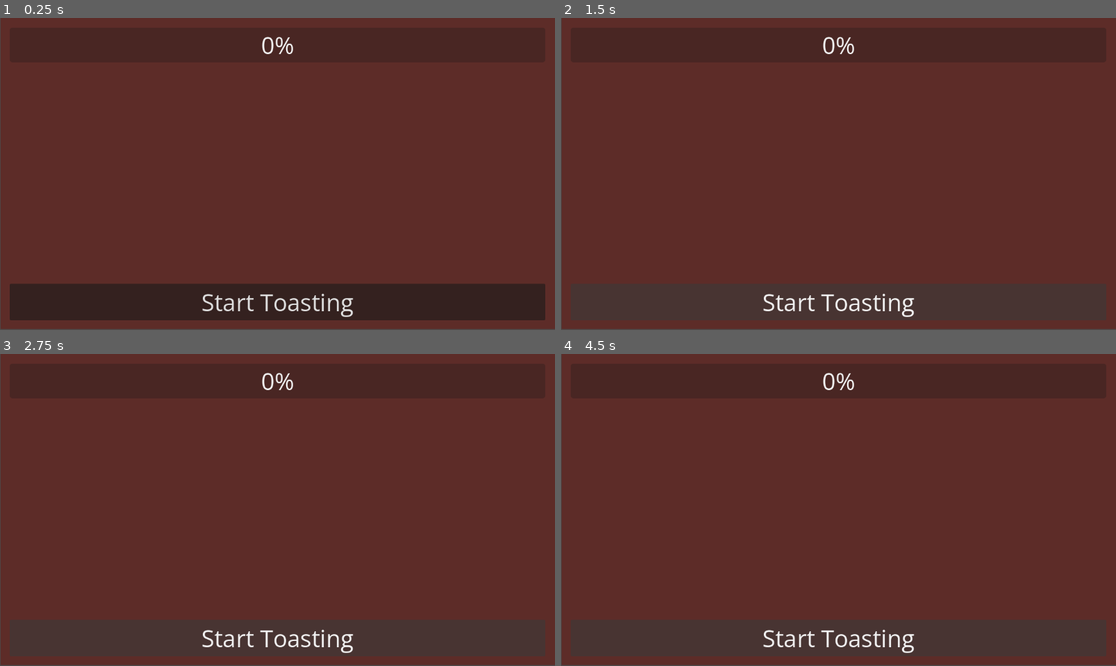
Above: before the commit, frames 1-4 (two rows, left to right).
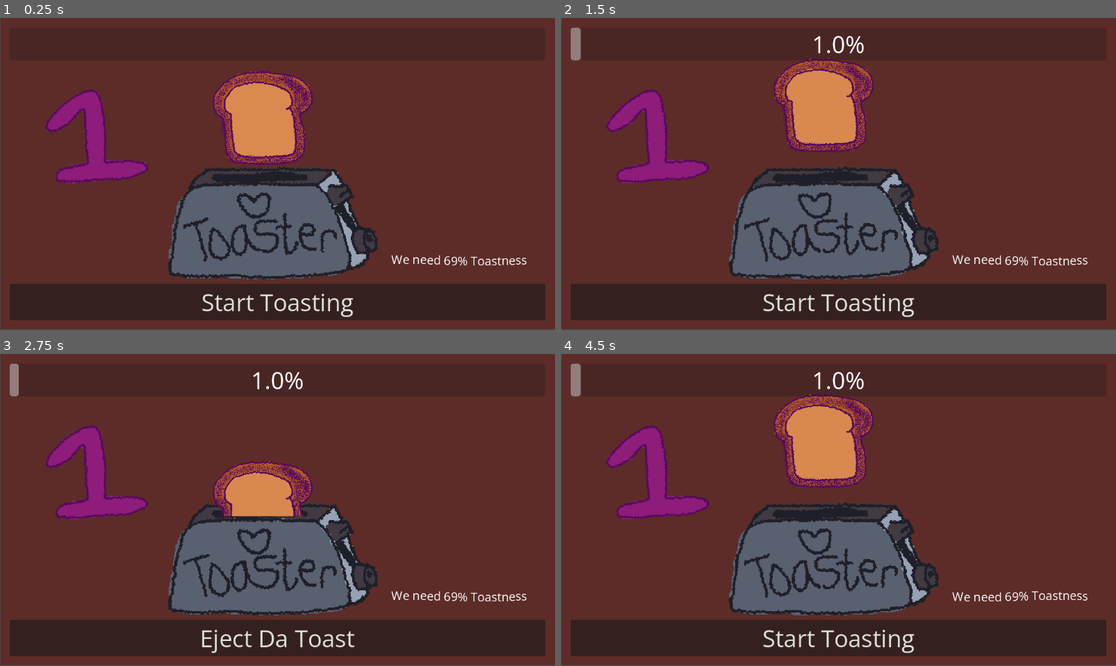
Above: after the commit, the same moments.

Repository: AudaciousGabe/twenty-four-games-twenty-four-hours
Game: Godot game, scene res://games/1_toast/toast.tscn
Two runs of this game, one before a commit and one after it. Both use one fixed random seed, a clock stepped at 60 frames per second and the inputs below. Before the commit the project has no main scene; this scene is started directly in both runs.
Inputs (mouse positions are in pixels of both pictures, inside the frame that each line leads up to):
- Up to frame 1 (0.25 s): no input
- Up to frame 2 (1.5 s): click "Start Toasting" at 0.5 s; click (838, 301) at 1.25 s, where only the run after the commit has a clickable "Eject Da Toast"
- Up to frame 3 (2.75 s): click "Start Toasting" at 2 s
- Up to frame 4 (4.5 s): click (838, 637) at 2.75 s, where only the run after the commit has a clickable "Eject Da Toast"; click "Start Toasting" at 3.5 s; click (838, 637) at 4.25 s, where only the run after the commit has a clickable "Eject Da Toast"

The runs differ from the first frame. In frame 1, 18% of the frame differs, in the area x 8-95%, y 6-84%; in frame 2, 19%, in the area x 1-95%, y 3-84%; in frame 3, 17%; in frame 4, 19%.
Error before the commit: Cannot call method 'show' on a null value. (res://games/1_toast/toast.gd:18)

Commit message:
Toast Done

Diff:
--- a/games/1_toast/toast.gd
+++ b/games/1_toast/toast.gd
@@ -1,26 +1,71 @@
 extends Control
 
+
+
+@export var toast_insert_distance: float = 120.0
+
+
+@export var toast_texture_rect: TextureRect
+@export var you_win_panel: Panel
 
 @export var start_toasting_button: Button
 @export var eject_button: Button
 @export var toasting_progress_bar: ProgressBar
+@export var toasting_label: Label
+
+var toasting_speed: float = 2
+var toasting_speed_multiplier: float = 0.8
+var original_toast_speed_multiplier: float
+
+var toasting: bool = false
 
 
 func _ready() -> void:
-	pass # Replace with function body.
+	original_toast_speed_multiplier = toasting_speed_multiplier
 
 
 func _process(delta: float) -> void:
-	pass
+	if toasting:
+		toasting_progress_bar.value += toasting_speed * toasting_speed_multiplier * delta
+		toast_texture_rect.modulate.v = lerpf(1.0, 0.3, toasting_progress_bar.value / 100)
+		toasting_speed_multiplier += 0.01
+		toasting_label.text = str(floor(toasting_progress_bar.value)) + "%"
 
 
 func start_toasting() -> void:
+	toasting_speed_multiplier = original_toast_speed_multiplier
+	toasting_progress_bar.value = 0
 	eject_button.show()
 	start_toasting_button.hide()
+	toasting = true
+	start_toasting_animation()
+
+
+func start_toasting_animation() -> void:
+	var tween: Tween = create_tween().set_ease(Tween.EASE_OUT).set_trans(Tween.TRANS_ELASTIC)
+	tween.tween_property(toast_texture_rect, "position:y", toast_texture_rect.position.y + toast_insert_distance, 2)
+
+
+func start_ejection_animation() -> void:
+	var tween: Tween = create_tween().set_ease(Tween.EASE_OUT).set_trans(Tween.TRANS_ELASTIC)
+	tween.tween_property(toast_texture_rect, "position:y", toast_texture_rect.position.y - toast_insert_distance, 1.0)
 
 
 func eject_toast() -> void:
-	pass
+	toasting = false
+	start_ejection_animation()
+	eject_button.hide()
+
+	if floor(toasting_progress_bar.value) == 69:
+		win()
+		return
+
+	start_toasting_button.show()
+
+
+func win() -> void:
+	print("We Win")
+	you_win_panel.show()
 
 
 func _on_start_toasting_button_pressed() -> void:
@@ -28,4 +73,4 @@
 
 
 func _on_eject_button_pressed() -> void:
-	pass # Replace with function body.
+	eject_toast()
--- a/games/1_toast/toast.tscn
+++ b/games/1_toast/toast.tscn
@@ -1,22 +1,74 @@
 [gd_scene format=3 uid="uid://b184b6hv8m1pa"]
 
-[ext_resource type="FontFile" uid="uid://cdrf6hwsilhac" path="res://fonts/Open_Sans/OpenSans-VariableFont_wdth,wght.ttf" id="1_m0wjo"]
+[ext_resource type="Theme" uid="uid://d3vsato5b0xuq" path="res://themes/theme.tres" id="1_h24oy"]
 [ext_resource type="Script" uid="uid://dcxpayu6ty7n0" path="res://games/1_toast/toast.gd" id="2_ppqhk"]
 [ext_resource type="PackedScene" uid="uid://b3brncikbm1pr" path="res://scenes/palette_sprite_2d.tscn" id="3_mrhtk"]
-
-[sub_resource type="Theme" id="Theme_hy1q5"]
-default_font = ExtResource("1_m0wjo")
-default_font_size = 49
-
-[node name="Toast" type="Control" unique_id=1207773897]
+[ext_resource type="Texture2D" uid="uid://du7xtk0wgvhnn" path="res://games/1_toast/assets/bread-export1.png" id="3_yp4ne"]
+[ext_resource type="Texture2D" uid="uid://bwmmbb7dxs3x2" path="res://games/1_toast/assets/bread-export2.png" id="4_0le2g"]
+[ext_resource type="Texture2D" uid="uid://brxrb66fdaovf" path="res://games/1_toast/assets/bread-export3.png" id="5_0u8ir"]
+[ext_resource type="Texture2D" uid="uid://b3at0p1oa24oe" path="res://games/1_toast/assets/toaster-export1.png" id="6_bi7y8"]
+[ext_resource type="Texture2D" uid="uid://b0u57mtajkk55" path="res://games/1_toast/assets/toaster-export2.png" id="7_yo6fw"]
+[ext_resource type="Texture2D" uid="uid://dudovdqqt7wym" path="res://games/1_toast/assets/toaster-export3.png" id="8_24883"]
+[ext_resource type="Texture2D" uid="uid://cjlwtueqowujc" path="res://games/1_toast/assets/final-toaster1.png" id="9_bi7y8"]
+[ext_resource type="Texture2D" uid="uid://bqs4j8ypdmcdy" path="res://games/1_toast/assets/final-toaster2.png" id="10_yo6fw"]
+[ext_resource type="Texture2D" uid="uid://dyh1t4dqhvsuk" path="res://games/1_toast/assets/final-toaster3.png" id="11_24883"]
+[ext_resource type="Texture2D" uid="uid://ciheqxkhwc3xt" path="res://games/1_toast/assets/one-export1.png" id="13_h24oy"]
+[ext_resource type="Texture2D" uid="uid://p4cfc3lkgm5s" path="res://games/1_toast/assets/one-export2.png" id="14_uptb8"]
+[ext_resource type="Texture2D" uid="uid://cyd63adg81edp" path="res://games/1_toast/assets/one-export3.png" id="15_247wh"]
+
+[sub_resource type="CanvasItemMaterial" id="CanvasItemMaterial_uptb8"]
+
+[sub_resource type="AnimatedTexture" id="AnimatedTexture_247wh"]
+frames = 3
+speed_scale = 3.0
+frame_0/texture = ExtResource("6_bi7y8")
+frame_1/texture = ExtResource("7_yo6fw")
+frame_1/duration = 1.0
+frame_2/texture = ExtResource("8_24883")
+frame_2/duration = 1.0
+
+[sub_resource type="AnimatedTexture" id="AnimatedTexture_h24oy"]
+frames = 3
+speed_scale = 3.0
+frame_0/texture = ExtResource("3_yp4ne")
+frame_1/texture = ExtResource("4_0le2g")
+frame_1/duration = 1.0
+frame_2/texture = ExtResource("5_0u8ir")
+frame_2/duration = 1.0
+
+[sub_resource type="AnimatedTexture" id="AnimatedTexture_uptb8"]
+frames = 3
+speed_scale = 3.0
+frame_0/texture = ExtResource("9_bi7y8")
+frame_1/texture = ExtResource("10_yo6fw")
+frame_1/duration = 1.0
+frame_2/texture = ExtResource("11_24883")
+frame_2/duration = 1.0
+
+[sub_resource type="AnimatedTexture" id="AnimatedTexture_4v4dn"]
+frames = 3
+speed_scale = 3.0
+frame_0/texture = ExtResource("13_h24oy")
+frame_1/texture = ExtResource("14_uptb8")
+frame_1/duration = 1.0
+frame_2/texture = ExtResource("15_247wh")
+frame_2/duration = 1.0
+
+[node name="Toast" type="Control" unique_id=1207773897 node_paths=PackedStringArray("toast_texture_rect", "you_win_panel", "start_toasting_button", "eject_button", "toasting_progress_bar", "toasting_label")]
 layout_mode = 3
 anchors_preset = 15
 anchor_right = 1.0
 anchor_bottom = 1.0
 grow_horizontal = 2
 grow_vertical = 2
-theme = SubResource("Theme_hy1q5")
+theme = ExtResource("1_h24oy")
 script = ExtResource("2_ppqhk")
+toast_texture_rect = NodePath("ToastTextureRect")
+you_win_panel = NodePath("MarginContainer/VBoxContainer/ButtonsMarginContainer/YouWinPanel")
+start_toasting_button = NodePath("MarginContainer/VBoxContainer/ButtonsMarginContainer/StartToastingButton")
+eject_button = NodePath("MarginContainer/VBoxContainer/ButtonsMarginContainer/EjectButton")
+toasting_progress_bar = NodePath("MarginContainer/VBoxContainer/MarginContainer/ToastingProgressBar")
+toasting_label = NodePath("MarginContainer/VBoxContainer/MarginContainer/ToastingLabel")
 
 [node name="Background" type="ColorRect" parent="." unique_id=749783588]
 layout_mode = 1
@@ -31,6 +83,44 @@
 grow_vertical = 2
 color = Color(0.3647059, 0.17254902, 0.15686275, 1)
 
+[node name="ToasterBackTextureRect" type="TextureRect" parent="." unique_id=381217419]
+material = SubResource("CanvasItemMaterial_uptb8")
+layout_mode = 0
+offset_left = 20.0
+offset_top = 189.0
+offset_right = 1132.0
+offset_bottom = 637.0
+size_flags_vertical = 3
+texture = SubResource("AnimatedTexture_247wh")
+stretch_mode = 5
+
+[node name="ToastTextureRect" type="TextureRect" parent="." unique_id=1264560670]
+layout_mode = 1
+anchors_preset = 15
+anchor_right = 1.0
+anchor_bottom = 1.0
+offset_left = 313.0
+offset_top = 89.00001
+offset_right = 313.0
+offset_bottom = 89.0
+grow_horizontal = 2
+grow_vertical = 2
+scale = Vector2(0.4117645, 0.4117645)
+size_flags_vertical = 3
+texture = SubResource("AnimatedTexture_h24oy")
+stretch_mode = 5
+
+[node name="ToasterFrontTextureRect" type="TextureRect" parent="." unique_id=495845877]
+material = SubResource("CanvasItemMaterial_uptb8")
+layout_mode = 0
+offset_left = 20.0
+offset_top = 189.0
+offset_right = 1132.0
+offset_bottom = 637.0
+size_flags_vertical = 3
+texture = SubResource("AnimatedTexture_uptb8")
+stretch_mode = 5
+
 [node name="MarginContainer" type="MarginContainer" parent="." unique_id=511923486]
 layout_mode = 1
 anchors_preset = 15
@@ -46,14 +136,25 @@
 [node name="VBoxContainer" type="VBoxContainer" parent="MarginContainer" unique_id=1435444655]
 layout_mode = 2
 
-[node name="ProgressBar" type="ProgressBar" parent="MarginContainer/VBoxContainer" unique_id=1827972866]
-layout_mode = 2
-
-[node name="TextureRect" type="TextureRect" parent="MarginContainer/VBoxContainer" unique_id=1264560670]
-layout_mode = 2
-size_flags_vertical = 3
+[node name="MarginContainer" type="MarginContainer" parent="MarginContainer/VBoxContainer" unique_id=752813921]
+layout_mode = 2
+
+[node name="ToastingProgressBar" type="ProgressBar" parent="MarginContainer/VBoxContainer/MarginContainer" unique_id=1827972866]
+layout_mode = 2
+size_flags_vertical = 1
+show_percentage = false
+
+[node name="ToastingLabel" type="Label" parent="MarginContainer/VBoxContainer/MarginContainer" unique_id=83647919]
+layout_mode = 2
+size_flags_horizontal = 4
+
+[node name="Control" type="Control" parent="MarginContainer/VBoxContainer" unique_id=1982483090]
+layout_mode = 2
+size_flags_vertical = 3
+metadata/_edit_lock_ = true
 
 [node name="ButtonsMarginContainer" type="MarginContainer" parent="MarginContainer/VBoxContainer" unique_id=653245361]
+custom_minimum_size = Vector2(0, 75.1)
 layout_mode = 2
 
 [node name="StartToastingButton" type="Button" parent="MarginContainer/VBoxContainer/ButtonsMarginContainer" unique_id=1698486679]
@@ -65,8 +166,43 @@
 layout_mode = 2
 text = "Eject Da Toast"
 
+[node name="YouWinPanel" type="Panel" parent="MarginContainer/VBoxContainer/ButtonsMarginContainer" unique_id=2088709278]
+visible = false
+layout_mode = 2
+
+[node name="RichTextLabel" type="RichTextLabel" parent="MarginContainer/VBoxContainer/ButtonsMarginContainer/YouWinPanel" unique_id=876010457]
+layout_mode = 0
+offset_right = 1112.0
+offset_bottom = 76.0
+grow_horizontal = 2
+grow_vertical = 2
+bbcode_enabled = true
+text = "[wave][rainbow]YOU WIN"
+horizontal_alignment = 1
+vertical_alignment = 1
+
 [node name="PaletteSprite2D" parent="." unique_id=556498429 instance=ExtResource("3_mrhtk")]
 position = Vector2(551.00006, 811.00024)
 
+[node name="RichTextLabel" type="RichTextLabel" parent="." unique_id=946767230]
+layout_mode = 0
+offset_left = 657.0
+offset_top = 467.0
+offset_right = 1244.0
+offset_bottom = 540.0
+theme_override_font_sizes/normal_font_size = 25
+bbcode_enabled = true
+text = "[wave] We need 69% Toastness"
+horizontal_alignment = 1
+vertical_alignment = 1
+
+[node name="OneTextureRect" type="TextureRect" parent="." unique_id=480193799]
+layout_mode = 0
+offset_left = -27.0
+offset_top = 113.0
+offset_right = 413.68967
+offset_bottom = 437.0
+texture = SubResource("AnimatedTexture_4v4dn")
+
 [connection signal="pressed" from="MarginContainer/VBoxContainer/ButtonsMarginContainer/StartToastingButton" to="." method="_on_start_toasting_button_pressed"]
 [connection signal="pressed" from="MarginContainer/VBoxContainer/ButtonsMarginContainer/EjectButton" to="." method="_on_eject_button_pressed"]
--- a/project.godot
+++ b/project.godot
@@ -11,6 +11,7 @@
 [application]
 
 config/name="twenty_four_games_twenty_four_hours"
+run/main_scene="uid://b184b6hv8m1pa"
 config/features=PackedStringArray("4.6", "Mobile")
 
 [debug]
--- /dev/null
+++ b/scenes/template.tscn
@@ -0,0 +1,22 @@
+[gd_scene format=3 uid="uid://ctujyh5ifapwq"]
+
+[ext_resource type="PackedScene" uid="uid://b3brncikbm1pr" path="res://scenes/palette_sprite_2d.tscn" id="1_ei5d3"]
+
+[node name="Template" type="Control" unique_id=1930522795]
+layout_mode = 3
+anchors_preset = 15
+anchor_right = 1.0
+anchor_bottom = 1.0
+grow_horizontal = 2
+grow_vertical = 2
+
+[node name="BackgroundColorRect" type="ColorRect" parent="." unique_id=702720186]
+layout_mode = 1
+anchors_preset = 15
+anchor_right = 1.0
+anchor_bottom = 1.0
+grow_horizontal = 2
+grow_vertical = 2
+color = Color(0.25882354, 0.29803923, 0.43137255, 1)
+
+[node name="PaletteSprite2D" parent="." unique_id=556498429 instance=ExtResource("1_ei5d3")]
--- /dev/null
+++ b/themes/theme.tres
@@ -0,0 +1,7 @@
+[gd_resource type="Theme" format=3 uid="uid://d3vsato5b0xuq"]
+
+[ext_resource type="FontFile" uid="uid://cdrf6hwsilhac" path="res://fonts/Open_Sans/OpenSans-VariableFont_wdth,wght.ttf" id="1_1h68f"]
+
+[resource]
+default_font = ExtResource("1_1h68f")
+default_font_size = 49
Not shown, added: games/1_toast/assets/final-toaster1.png.import
Not shown, added: games/1_toast/assets/final-toaster2.png.import
Not shown, added: games/1_toast/assets/final-toaster3.png.import
Not shown, added: games/1_toast/assets/toaster-export-again1.png.import
Not shown, added: games/1_toast/assets/toaster-export-again2.png.import
Not shown, added: games/1_toast/assets/toaster-export-again3.png.import
Not shown, added: games/1_toast/assets/toaster-export1.png.import
Not shown, added: games/1_toast/assets/toaster-export2.png.import
Not shown, added: games/1_toast/assets/toaster-export3.png.import
